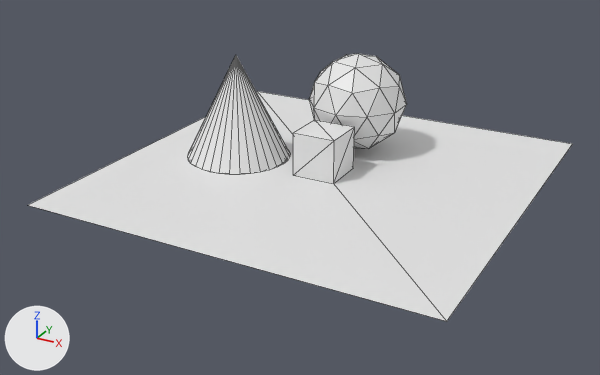
An edit to the OBJ model scenes/simple_scene.obj, drawn before and after from the same camera.
One viewpoint serves both versions: a 50 mm lens placed at (15.7, -30.8, 14.4), pointed at (-0.4, -1.5, -0.3). The lights are fixed; the arrows at lower left show +X, +Y and +Z. Mesh edges are drawn as thin lines. Where no turn or scale is listed for an object, it has been applied to the vertices.
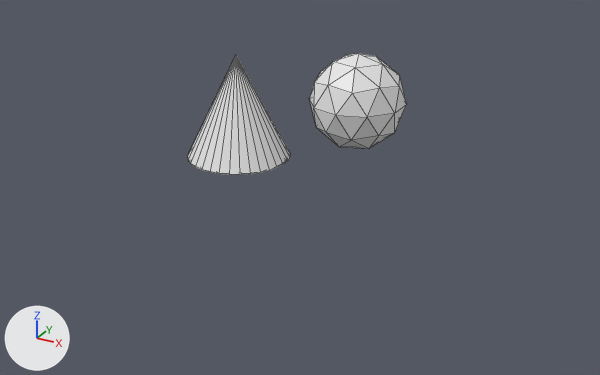
Location of each change, [x1, y1, x2, y2] in pixels of the pictures (600 x 375 px):
'Plane', deleted: before [29, 91, 572, 321]
'Cube_Cube.001', deleted: before [293, 120, 355, 184]

What the commit changed:
Object 'Cube_Cube.001' (ob_cube_cube_001) is deleted.
Object 'Plane' (ob_plane) is deleted.
